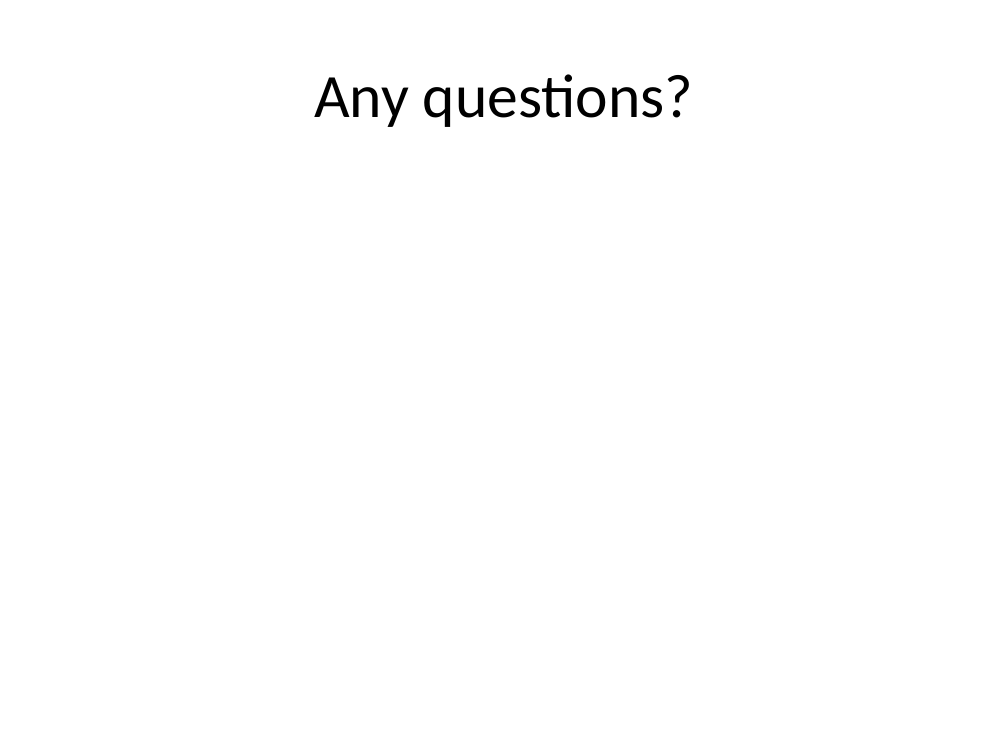
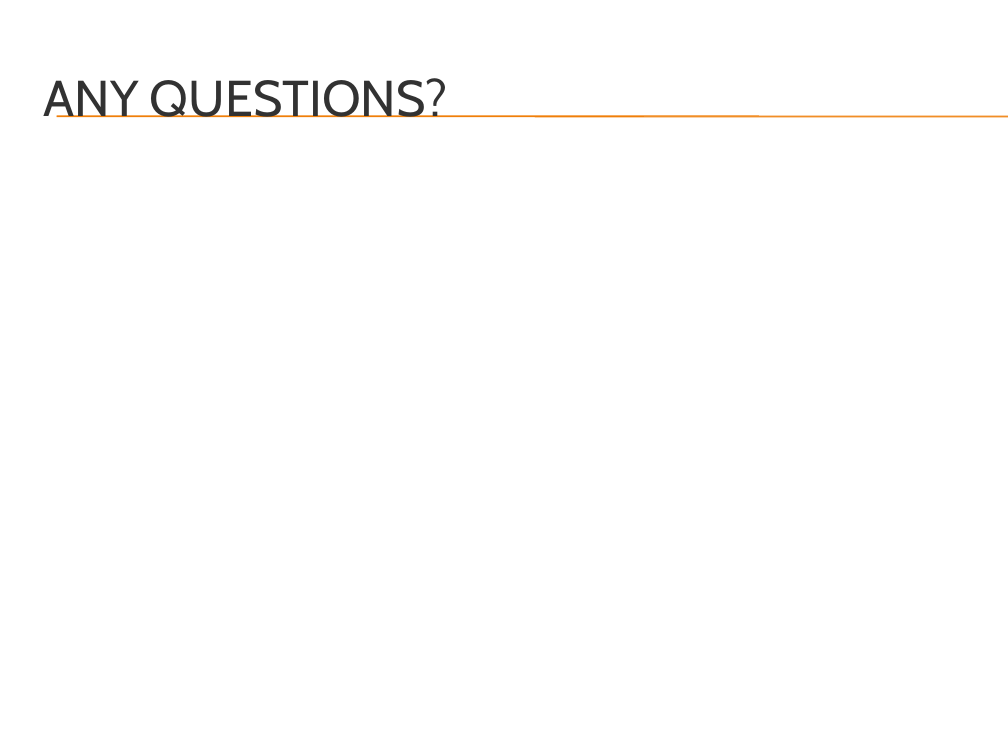
Before and after one commit to rasmusto/falcon, a slide deck: slide 11 of documentation/week8_presentation/Falcon - Quadrotor Flight Control System.pptx. Drawn at 1008x756 pixels with LibreOffice and Linux fonts; fonts in the diff are those of the drawing; background and template pictures are left out. Boxes give left, top, right and bottom in pixels: in the first picture for what was removed or moved away, otherwise in the second. Text is boxed around its words. In the diff, an @@ line names an element or a change of style, - is before the commit and + after.

```diff
--- a/documentation/week8_presentation/Falcon - Quadrotor Flight Control System.pptx
+++ b/documentation/week8_presentation/Falcon - Quadrotor Flight Control System.pptx
@@ title at bbox=[44, 78, 448, 117]: text changed; size 44 to 36 pt; font Calibri to Cabin; text colour #000000 to #323232 @@
-Any questions?
+ANY QUESTIONS?
@@ line added from (56, 116) to (1008, 116), #F07F09 0.75 pt @@
@@ line added from (56, 117) to (1008, 117), #F07F09 0.75 pt @@
```
Also in this commit, not shown: 10 other slides changed.
